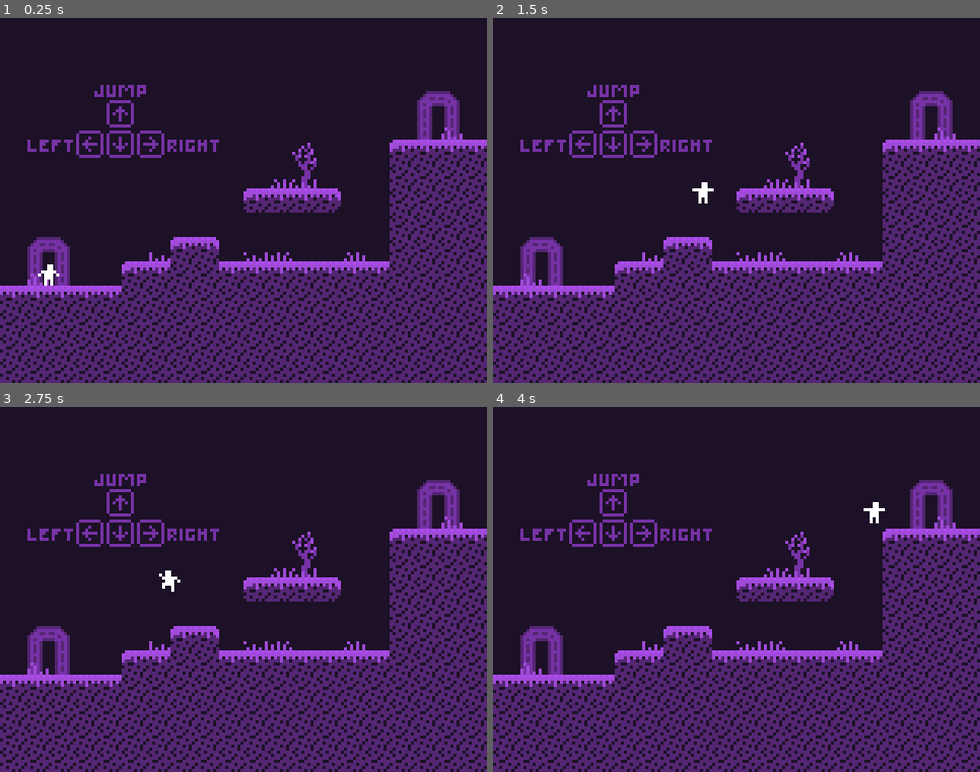
Above: before the commit, frames 1-4 (two rows, left to right).
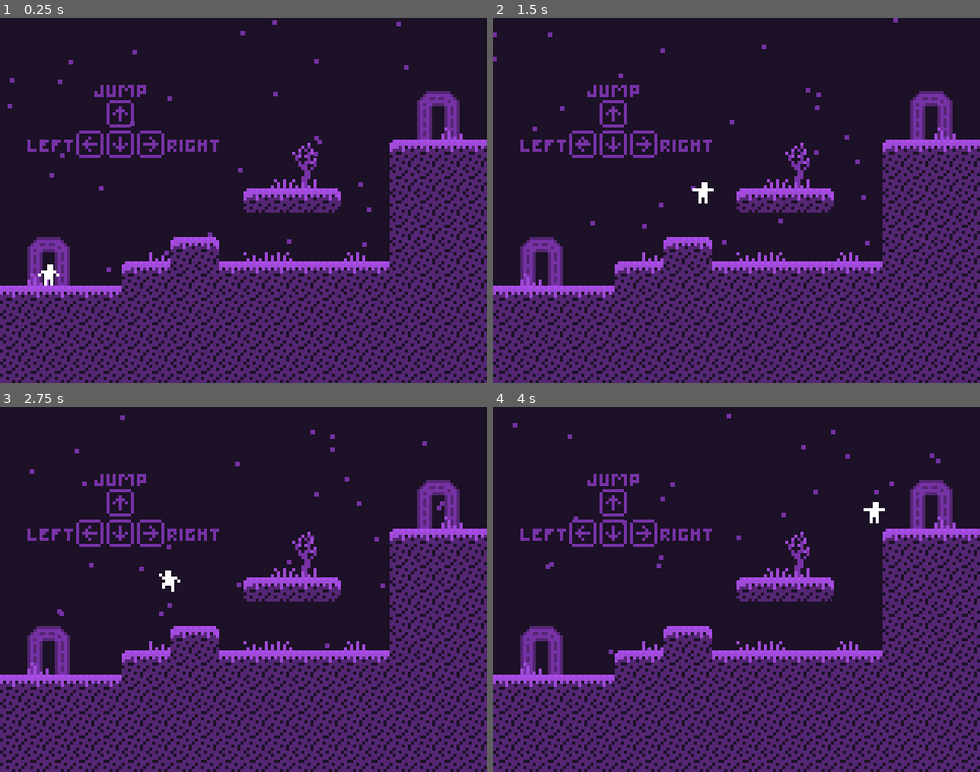
Above: after the commit, the same moments.

Repository: averyhiebert/gmtkjam2021
Game: Godot game, scene res://levels/main_levels/level1.tscn
The game is run twice, just before and just after one commit, with the same random seed, the same clock (stepped at 60 frames per second) and the same inputs.
Inputs:
- Up to frame 1 (0.25 s): no input
- Up to frame 2 (1.5 s): hold Up (ui_up) 0.53-1.28 s; hold Right (ui_right) from 0.53 s (still down); tap Up (ui_up) at 1.35 s
- Up to frame 3 (2.75 s): tap Up (ui_up) at 1.52, 1.82 s; release Right (ui_right) at 2.03 s; hold Left (ui_left) from 2.03 s (still down); hold Up (ui_up) from 2.03 s (still down)
- Up to frame 4 (4 s): release Left (ui_left) at 2.78 s; release Up (ui_up) at 2.78 s; hold Right (ui_right) from 2.78 s (still down); tap Up (ui_up) at 2.85, 3.02, 3.32 s; hold Up (ui_up) from 3.53 s (still down)

The runs differ from the first frame. In frame 1, 0.3% of the frame differs, in the area x 1-84%, y 0-70%; in frame 2, 0.3%; in frame 3, 0.3%, in the area x 6-92%, y 2-67%; in frame 4, 0.3%.

Commit message:
Probably final export

Diff:
--- a/level_components/BackgroundRect.tscn
+++ b/level_components/BackgroundRect.tscn
@@ -7,3 +7,17 @@
 __meta__ = {
 "_edit_use_anchors_": false
 }
+
+[node name="CPUParticles2D" type="CPUParticles2D" parent="."]
+position = Vector2( 320, 496 )
+amount = 50
+lifetime = 10.0
+preprocess = 10.0
+emission_shape = 2
+emission_rect_extents = Vector2( 320, 16 )
+direction = Vector2( 0, -1 )
+spread = 14.03
+gravity = Vector2( 0, 0 )
+initial_velocity = 50.0
+scale_amount = 6.0
+color = Color( 0.466667, 0.196078, 0.65098, 1 )
--- a/level_components/global.gd
+++ b/level_components/global.gd
@@ -22,7 +22,7 @@
 	add_child(music_player)
 
 	var tween = Tween.new()
-	tween.interpolate_property(music_player, "volume_db", -80, -20, 0.5, Tween.TRANS_LINEAR, Tween.EASE_IN)
+	tween.interpolate_property(music_player, "volume_db", -80, -10, 0.5, Tween.TRANS_LINEAR, Tween.EASE_IN)
 	add_child(tween)
 	tween.start()
 	music_player.play()
@@ -41,6 +41,10 @@
 		if cat_status[cat] == statuses.MAYBE:
 			cat_status[cat] = statuses.YES
 
-# Called every frame. 'delta' is the elapsed time since the previous frame.
-#func _process(delta):
-#	pass
+func reset_everything():
+	cat_status = {
+	"Alice":statuses.NO,
+	"Bob":statuses.NO,
+	"Charlie":statuses.NO,
+	"":statuses.YES,
+	}
--- a/levels/end_card.gd
+++ b/levels/end_card.gd
@@ -1,5 +1,6 @@
 extends Node2D
 
+var started = OS.get_ticks_msec()
 
 func _ready():
 	if Global.cat_status["Alice"] == Global.statuses.YES:
@@ -8,3 +9,12 @@
 		$Bob.visible = true
 	if Global.cat_status["Charlie"] == Global.statuses.YES:
 		$Charlie.visible = true
+
+func _process(delta):
+	if OS.get_ticks_msec() - started < 6000:
+		return
+		# Key input
+	if Input.is_action_pressed("ui_left") or Input.is_action_pressed("ui_right") or Input.is_action_pressed("ui_up"):
+		# Restart
+		Global.reset_everything()
+		get_tree().change_scene_to(load("res://levels/main_levels/level1.tscn"))
--- a/levels/end_card.tscn
+++ b/levels/end_card.tscn
@@ -12,7 +12,11 @@
 [node name="ColorRect" parent="." instance=ExtResource( 2 )]
 
 [node name="MainTilemap" parent="." instance=ExtResource( 1 )]
-tile_data = PoolIntArray( 131081, 11, 0, 262151, 4, 2, 262155, 8, 0, 327686, 7, 4 …(786 unchanged characters)…
+tile_data = PoolIntArray( 262151, 4, 2, 262155, 8, 0, 327686, 7, 4 …(786 unchanged characters)…
+
+[node name="Fin" parent="." instance=ExtResource( 1 )]
+visible = false
+tile_data = PoolIntArray( 131081, 11, 0 )
 
 [node name="AnimatedSprite" type="AnimatedSprite" parent="."]
 position = Vector2( 288, 176 )
@@ -22,15 +26,14 @@
 [node name="Alice" parent="." instance=ExtResource( 5 )]
 visible = false
 position = Vector2( 164, 240 )
-frame = 1
+frame = 3
 flip_h = true
 
 [node name="Bob" parent="." instance=ExtResource( 5 )]
 visible = false
 position = Vector2( 436, 176 )
-frame = 0
 
 [node name="Charlie" parent="." instance=ExtResource( 5 )]
 visible = false
 position = Vector2( 336, 176 )
-frame = 3
+frame = 1
--- a/levels/main_levels/level10.tscn
+++ b/levels/main_levels/level10.tscn
@@ -61,7 +61,7 @@
 
 [node name="Cat" parent="MovingPlatform/DeathZone" instance=ExtResource( 10 )]
 position = Vector2( -60, -224 )
-frame = 1
+frame = 0
 cat_name = "Alice"
 
 [node name="MovingPlatform2" type="Node2D" parent="."]
@@ -86,9 +86,9 @@
 [node name="LevelExit" parent="MovingPlatform2" instance=ExtResource( 8 )]
 position = Vector2( 48, -304 )
 target = ExtResource( 9 )
-delay = 0.7
+delay = 2.0
 
 [node name="KinematicBody2D" parent="." instance=ExtResource( 3 )]
 position = Vector2( 64, 432 )
+[connection signal="moved" from="KinematicBody2D" to="MovingPlatform" method="_on_KinematicBody2D_moved"]
 [connection signal="moved" from="KinematicBody2D" to="MovingPlatform2" method="_on_KinematicBody2D_moved"]
-[connection signal="moved" from="KinematicBody2D" to="MovingPlatform" method="_on_KinematicBody2D_moved"]
--- a/project.godot
+++ b/project.godot
@@ -26,7 +26,7 @@
 
 [application]
 
-config/name="joined_together"
+config/name="You Are a Strange World"
 run/main_scene="res://levels/main_levels/level1.tscn"
 config/icon="res://icon.png"
 
@@ -41,6 +41,32 @@
 window/stretch/mode="viewport"
 window/stretch/aspect="keep"
 
+[input]
+
+ui_left={
+"deadzone": 0.5,
+"events": [ Object(InputEventKey,"resource_local_to_scene":false,"resource_name":"","device":0,"alt":false,"shift":false,"control":false,"meta":false,"command":false,"pressed":false,"scancode":16777231,"unicode":0,"echo":false,"script":null)
+, Object(InputEventJoypadButton,"resource_local_to_scene":false,"resource_name":"","device":0,"button_index":14,"pressure":0.0,"pressed":false,"script":null)
+, Object(InputEventKey,"resource_local_to_scene":false,"resource_name":"","device":0,"alt":false,"shift":false,"control":false,"meta":false,"command":false,"pressed":false,"scancode":65,"unicode":0,"echo":false,"script":null)
+ ]
+}
+ui_right={
+"deadzone": 0.5,
+"events": [ Object(InputEventKey,"resource_local_to_scene":false,"resource_name":"","device":0,"alt":false,"shift":false,"control":false,"meta":false,"command":false,"pressed":false,"scancode":16777233,"unicode":0,"echo":false,"script":null)
+, Object(InputEventJoypadButton,"resource_local_to_scene":false,"resource_name":"","device":0,"button_index":15,"pressure":0.0,"pressed":false,"script":null)
+, Object(InputEventKey,"resource_local_to_scene":false,"resource_name":"","device":0,"alt":false,"shift":false,"control":false,"meta":false,"command":false,"pressed":false,"scancode":68,"unicode":0,"echo":false,"script":null)
+ ]
+}
+ui_up={
+"deadzone": 0.5,
+"events": [ Object(InputEventKey,"resource_local_to_scene":false,"resource_name":"","device":0,"alt":false,"shift":false,"control":false,"meta":false,"command":false,"pressed":false,"scancode":16777232,"unicode":0,"echo":false,"script":null)
+, Object(InputEventJoypadButton,"resource_local_to_scene":false,"resource_name":"","device":0,"button_index":12,"pressure":0.0,"pressed":false,"script":null)
+, Object(InputEventKey,"resource_local_to_scene":false,"resource_name":"","device":0,"alt":false,"shift":false,"control":false,"meta":false,"command":false,"pressed":false,"scancode":32,"unicode":0,"echo":false,"script":null)
+, Object(InputEventKey,"resource_local_to_scene":false,"resource_name":"","device":0,"alt":false,"shift":false,"control":false,"meta":false,"command":false,"pressed":false,"scancode":87,"unicode":0,"echo":false,"script":null)
+, Object(InputEventKey,"resource_local_to_scene":false,"resource_name":"","device":0,"alt":false,"shift":false,"control":false,"meta":false,"command":false,"pressed":false,"scancode":16777237,"unicode":0,"echo":false,"script":null)
+ ]
+}
+
 [layer_names]
 
 2d_physics/layer_1="player"
Binary file changed: docs/favicon.png
Binary file changed: icon.png
Binary file added: screenshots/gameplay.png
Not shown, added: screenshots/gameplay.png.import
Binary file added: screenshots/gameplay_2.png
Not shown, added: screenshots/gameplay_2.png.import
Binary file added: screenshots/thumbnail.png
Not shown, added: screenshots/thumbnail.png.import
Not shown, added: README.md
Not shown, changed: docs/index.html
Not shown, changed: docs/index.pck
